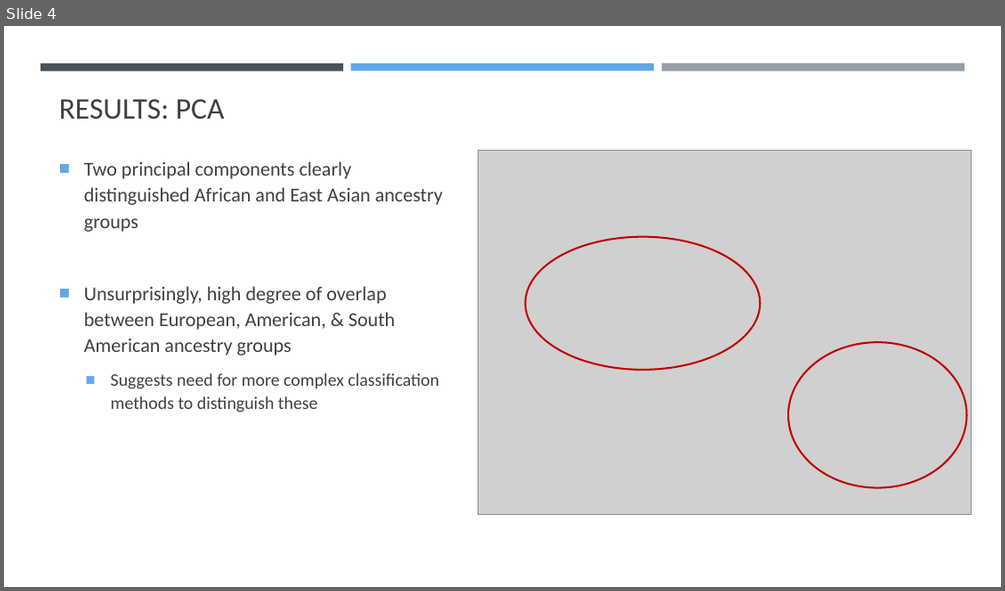
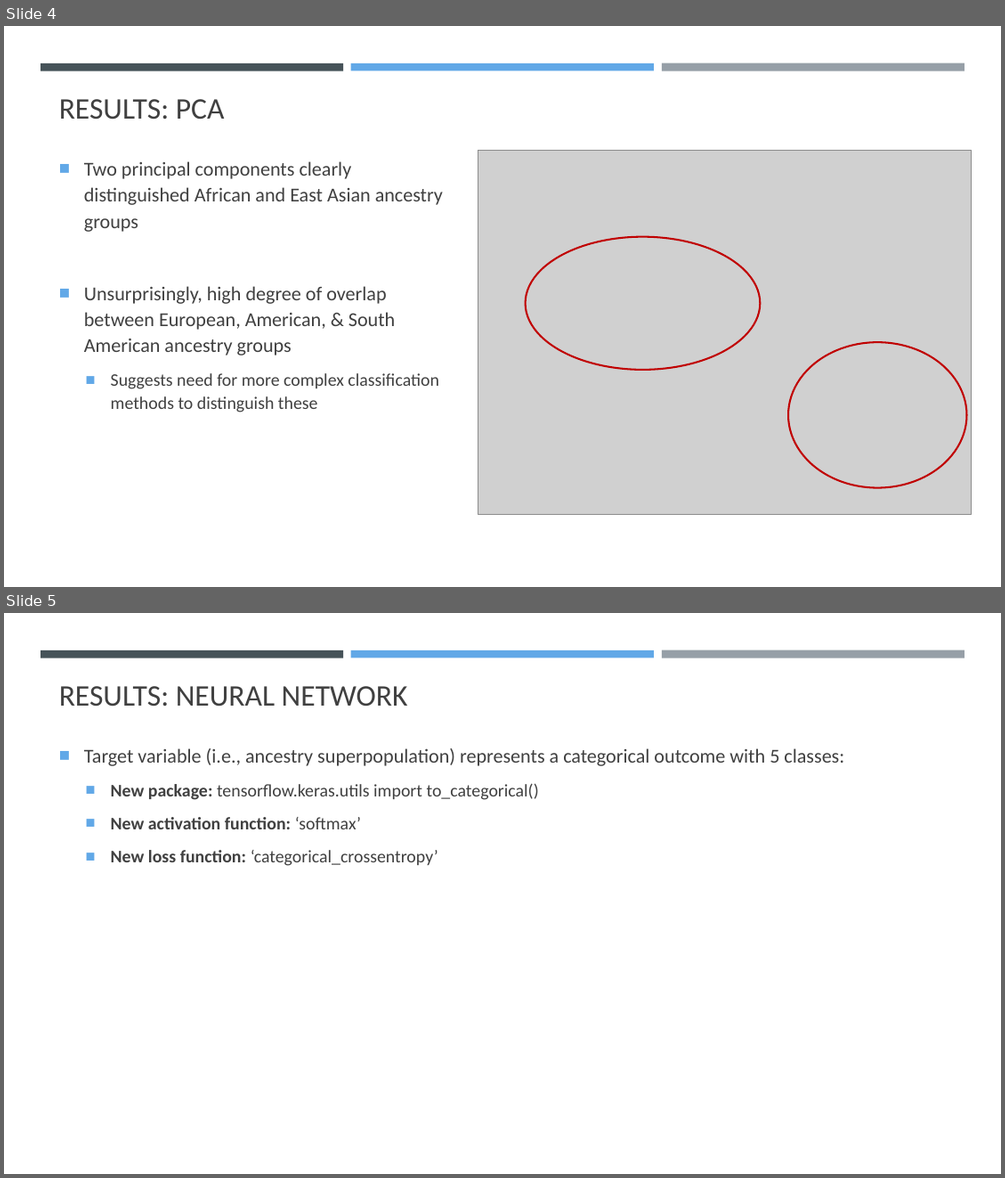
Before and after one commit to K-G-Witt/project4-team1, a slide deck: 1000genomes_Presentation.pptx. Shown one above the other, each under a label of ours: slide 4 before the commit, slides 4 and 5 after it. The pictures are 1005x591 and 1005x1178 pixels, drawn with LibreOffice and Linux fonts; fonts in the diff are those of the drawing; grey boxes stand for pictures. Boxes give left, top, right and bottom in pixels: in the first picture for what was removed or moved away, otherwise in the second. Text is boxed around its words. In the diff, an @@ line names an element or a change of style, - is before the commit and + after.

Commit message:
pptx updated with NN methods

```diff
--- a/1000genomes_Presentation.pptx
+++ b/1000genomes_Presentation.pptx
@@ slide 5 added at (4,613,1001,1174), background #FFFFFF; not listed: 3 template elements that a slide beside it also shows @@
@@ title added at (59,686,408,706), 28.8 pt, text #404040 @@
+RESULTS: NEURAL NETWORK
@@ text added at (84,748,844,866), 17 pt, text #404040 @@
+■ Target variable (i.e., ancestry superpopulation) represents a categorical outcome with 5 classes:
+  ■ New package: tensorflow.keras.utils import to_categorical()
+  ■ New activation function: ‘softmax’
+  ■ New loss function: ‘categorical_crossentropy’
```
